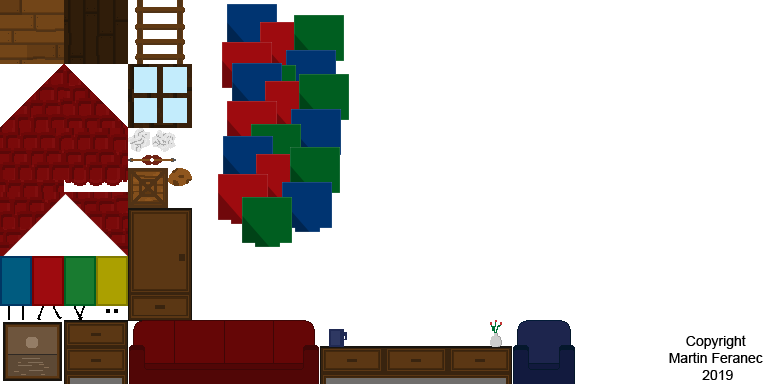
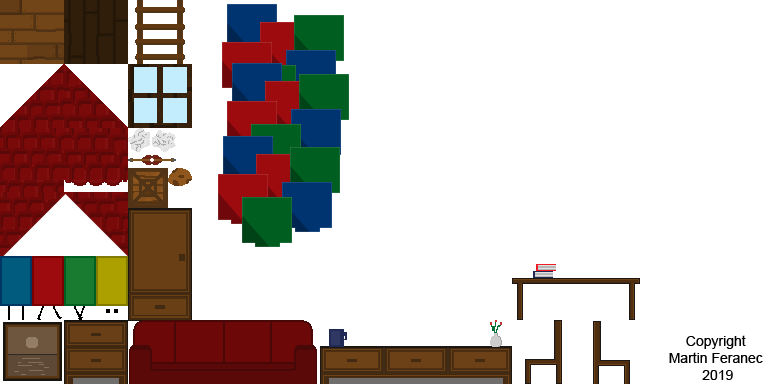
Two versions of the same layered image (w=768, h=384). Layer-by-layer changes:
added group "Table" with 3 layers above "Seat copy" over [512, 264, 640, 320]
added layer "Layer 24 copy" in group "Table" over [536, 264, 556, 271]
added layer "Layer 24" in group "Table" over [533, 271, 553, 278]
added layer "Layer 23" in group "Table" over [512, 278, 640, 320]
added group "Seat copy" with 3 layers above "Seat" over [570, 321, 630, 384]
added layer "Layer 22" (1st of 2, in "Seat copy") in group "Seat copy" over [593, 321, 630, 384]
removed layer "Layer 18 copy" (1st of 2, in "Seat") from group "Seat" over [513, 320, 575, 384]
added layer "Layer 22" (2nd of 2, in "Seat") in group "Seat" over [525, 320, 562, 384]
painted on "Layer 17 copy" (1st of 4, in "Table 3") over [503, 378, 506, 384]
painted on "Layer 17 copy" (3rd of 4, in "Table 1") over [326, 378, 329, 384]
painted on "Layer 19" over [192, 321, 260, 371]
renamed "Layer 18 copy" to "Layer 18 copy 2", painted on it over [254, 320, 319, 384]
painted on "Layer 18" over [129, 321, 192, 371]
painted on "Layer 17 copy" (4th of 4, in "Small Closet") over [70, 378, 122, 384]
